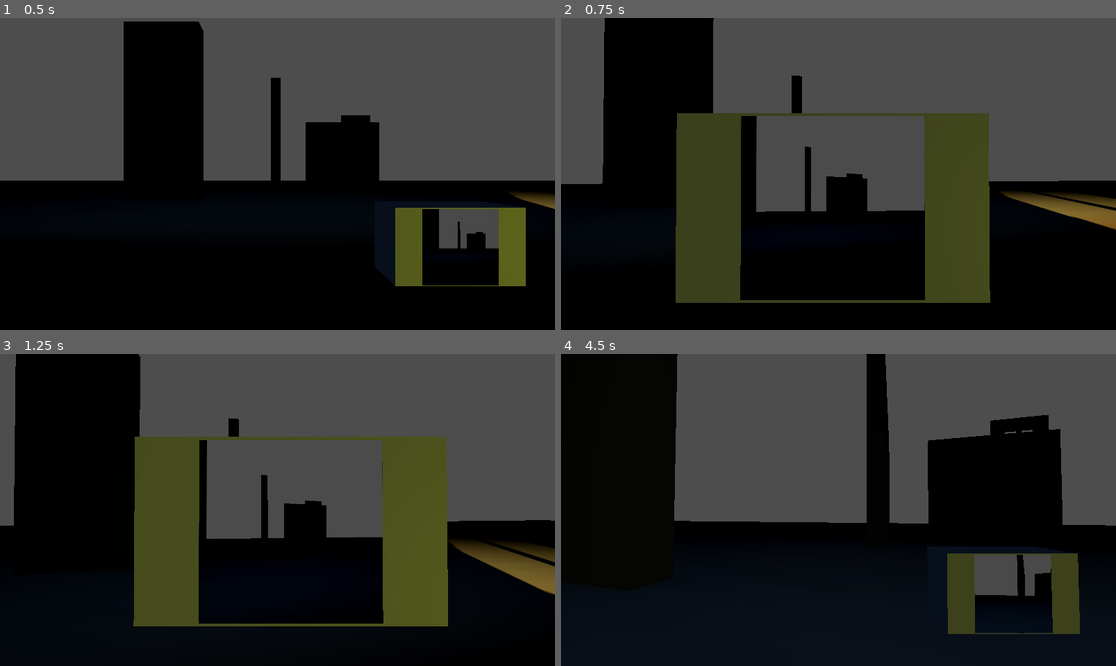
Above: before the commit, frames 1-4 (two rows, left to right).
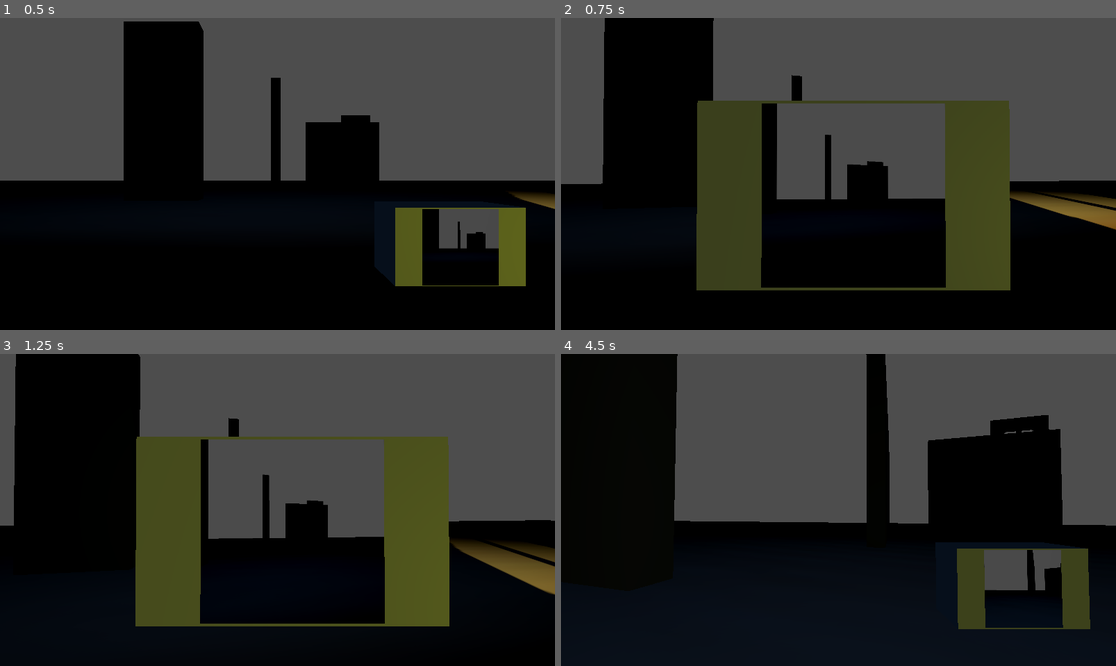
Above: after the commit, the same moments.

Repository: johnnileus/WinterJam2025
Game: Godot game, scene res://Scenes/main.tscn
The game is run twice, just before and just after one commit, with the same random seed, the same clock (stepped at 60 frames per second) and the same inputs. The engine's default icon, where the game draws it, is replaced by a stand-in: a white triangle on a blue panel in a dark square.
Inputs (mouse positions are in pixels of both pictures, inside the frame that each line leads up to):
- Up to frame 1 (0.5 s): no input
- Up to frame 2 (0.75 s): move the mouse to (866, 174) at 0.52 s; hold W (up) from 0.53 s (still down); hold Right mouse button (rightClick) from 0.53 s (still down)
- Up to frame 3 (1.25 s): keep holding W (up); keep holding Right mouse button (rightClick); tap Space (jump) at 0.77 s
- Up to frame 4 (4.5 s): keep holding W (up); move the mouse to (810, 510) at 1.27 s; release Right mouse button (rightClick) at 1.28 s; tap Shift (run) at 1.35 s; tap Space (jump) at 1.52, 3.02, 3.77 s; move the mouse to (849, 503) at 2.02 s; tap E (takePicture) at 2.1, 4.35 s; move the mouse to (832, 516) at 2.77 s; right-click (832, 516) at 2.85 s; move the mouse to (877, 513) at 3.52 s; hold Shift (run) 3.53-4.28 s; move the mouse to (794, 506) at 4.27 s

Frame 1 is identical in both runs. In frame 2, 14% of the frame differs, in the area x 20-81%, y 26-92%; in frame 3, 1.1%; in frame 4, 3.2%.

Commit message:
fixed camera object head bob

Diff:
--- a/Scenes/vision_light.tscn
+++ b/Scenes/vision_light.tscn
@@ -1,13 +1,13 @@
 [gd_scene load_steps=3 format=3 uid="uid://cmtbljadys08y"]
 
-[ext_resource type="Texture2D" uid="uid://ds0jhknaf3j4c" path="res://icon.svg" id="1_d1p23"]
+[ext_resource type="Texture2D" uid="uid://dv6ypdpy0nlf0" path="res://Assets/spotlightProjector.png" id="1_0eq6k"]
 [ext_resource type="Script" path="res://Scripts/vision_light.gd" id="2_fjwbc"]
 
 [node name="visionLight" type="SpotLight3D"]
 transform = Transform3D(-0.272672, -0.234297, 0.933143, 0.021017, 0.968213, 0.249244, -0.961878, 0.0875736, -0.25908, -0.0274887, 0.0263801, 0.0159779)
 layers = 2
 light_energy = 0.554
-light_projector = ExtResource("1_d1p23")
+light_projector = ExtResource("1_0eq6k")
 shadow_enabled = true
 spot_range = 61.654
 spot_attenuation = -0.47
--- a/Scripts/player.gd
+++ b/Scripts/player.gd
@@ -24,6 +24,7 @@
 
 @onready var pivot = $pivot
 @onready var camera = $pivot/cameraNode/camera
+@onready var camera_node = $pivot/cameraNode
 
 @onready var footstepAudioPlayer = $"Footstep Audio"
 
@@ -101,7 +102,7 @@
 		moving = false
 
 	var target = GetBobOffset(Time.get_unix_time_from_system(), isRunning) * (velocity.length() / speed) * float(is_on_floor())
-	camera.transform.origin = lerp(camera.transform.origin, target, .1)
+	camera_node.transform.origin = lerp(camera_node.transform.origin, target, .1)
 
 	## play footsteps
 	if moving:
